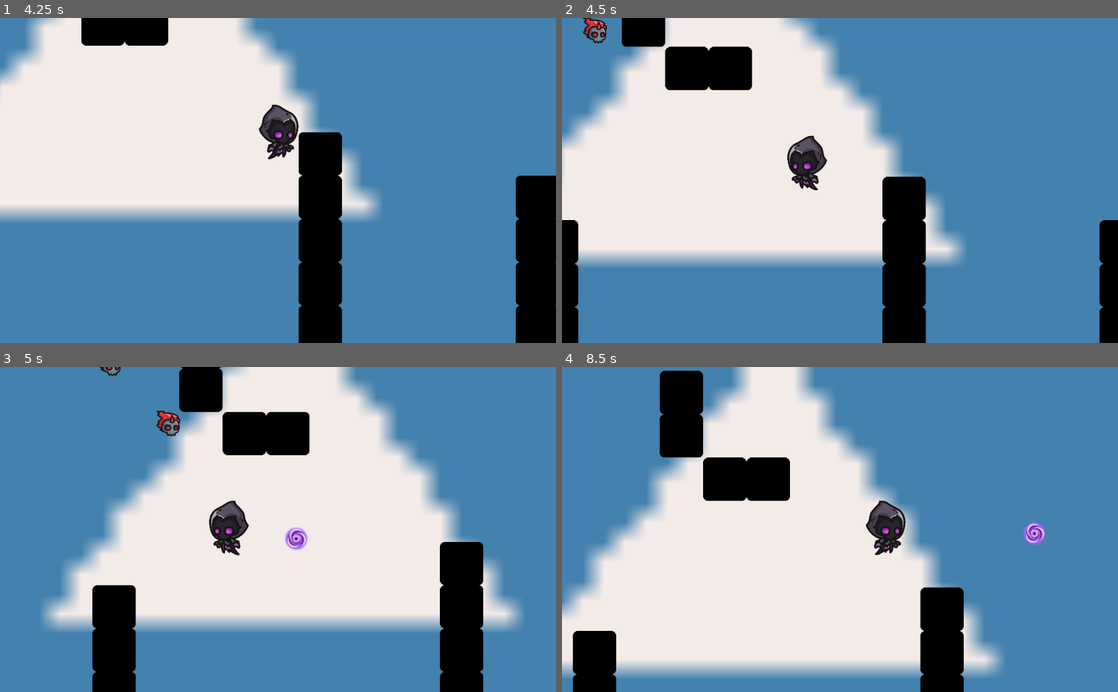
Above: before the commit, frames 1-4 (two rows, left to right).
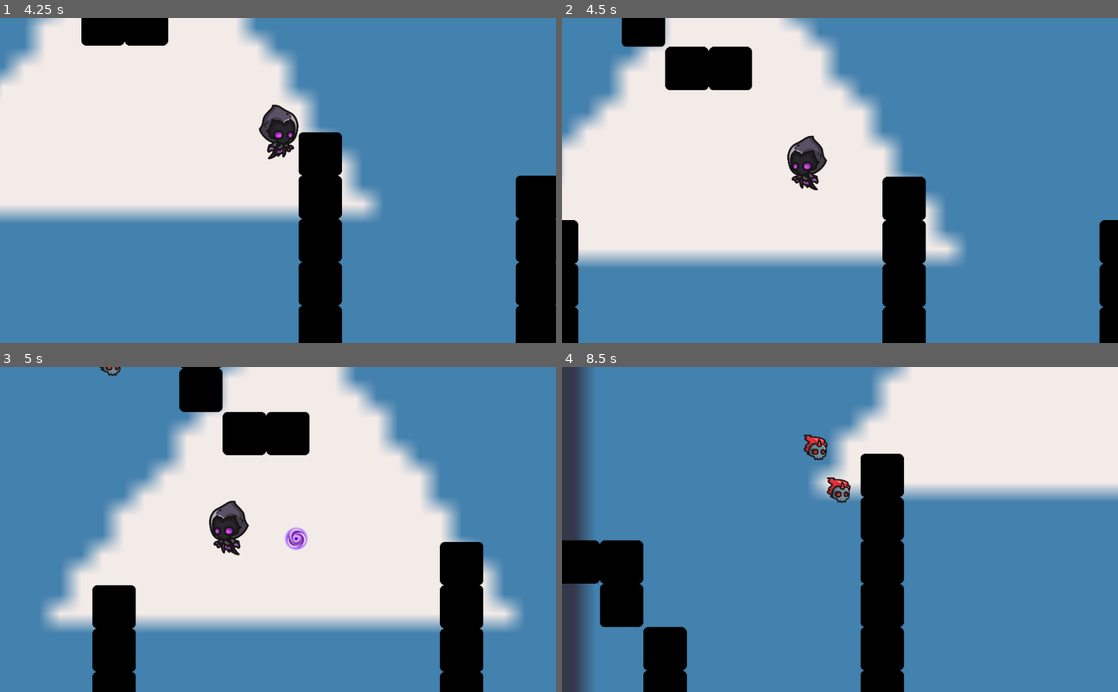
Above: after the commit, the same moments.

Repository: danielmfr/Trabalho_Final-Prog_para_Jogos
Game: Godot game, scene res://Scenes/levels/MainMenu.tscn
Same seed, same stepped clock (60 frames per second), same inputs: the game is played once before the commit and once after it. The engine's default icon, where the game draws it, is replaced by a stand-in: a white triangle on a blue panel in a dark square.
Inputs (mouse positions are in pixels of both pictures, inside the frame that each line leads up to):
- Up to frame 1 (4.25 s): click "Play Game" at 0.5 s; tap Enter at 1.25 s; move the mouse to (400, 164) at 1.27 s; press the mouse at (400, 164) at 1.28 s; hold D (right) 1.28-2.03 s; move the mouse to (166, 196) at 2.02 s; release the mouse at (166, 196) at 2.03 s; hold S (down) 2.03-2.78 s; click (166, 196) at 2.1 s; move the mouse to (333, 109) at 2.77 s; press the mouse at (333, 109) at 2.78 s; hold D (right) 2.78-3.53 s; move the mouse to (250, 245) at 3.52 s; release the mouse at (250, 245) at 3.53 s; hold W (up) from 3.53 s (still down); click (250, 245) at 3.6 s
- Up to frame 2 (4.5 s): move the mouse to (1006, 229) at 4.27 s; release W (up) at 4.28 s; press the mouse at (1006, 229) at 4.28 s; hold A (left) from 4.28 s (still down)
- Up to frame 3 (5 s): keep holding A (left)
- Up to frame 4 (8.5 s): move the mouse to (673, 480) at 5.02 s; release the mouse at (673, 480) at 5.03 s; click (673, 480) at 5.1 s; move the mouse to (867, 529) at 5.77 s; release A (left) at 5.78 s; press the mouse at (867, 529) at 5.78 s; hold S (down) 5.78-6.53 s; move the mouse to (756, 448) at 6.52 s; release the mouse at (756, 448) at 6.53 s; hold D (right) 6.53-7.28 s; click (756, 448) at 6.6 s; move the mouse to (962, 513) at 7.27 s; press the mouse at (962, 513) at 7.28 s; hold W (up) 7.28-8.03 s; move the mouse to (728, 545) at 8.02 s; release the mouse at (728, 545) at 8.03 s; hold D (right) from 8.03 s (still down); click (728, 545) at 8.1 s

Frame 1 is identical in both runs. In frame 2, 0.3% of the frame differs, in the area x 3-9%, y 0-8%; in frame 3, 0.3%; in frame 4, 73%, in the area x 0-100%, y 0-100%.

Commit message:
ajuste morte do jogador

Diff:
--- a/Scenes/characters/Player.gd
+++ b/Scenes/characters/Player.gd
@@ -4,6 +4,7 @@
 var bullet = preload("res://Scenes/props/Bullet.tscn")
 
 var recarregado = true
+var morto = false
 
 func _ready():
 	Global.jogador = self
@@ -13,22 +14,22 @@
 
 func _physics_process(delta):
 	var motion = Vector2()
+	if !morto:
+		if Input.is_action_pressed("up"):
+			motion.y -= 1
+		if Input.is_action_pressed("down"):
+			motion.y += 1
+		if Input.is_action_pressed("left"):
+			get_node( "Sprite" ).set_flip_h( true )
+			motion.x -= 1
+		if Input.is_action_pressed("right"):
+			get_node( "Sprite" ).set_flip_h( false )
+			motion.x += 1
 
-	if Input.is_action_pressed("up"):
-		motion.y -= 1
-	if Input.is_action_pressed("down"):
-		motion.y += 1
-	if Input.is_action_pressed("left"):
-		get_node( "Sprite" ).set_flip_h( true )
-		motion.x -= 1
-	if Input.is_action_pressed("right"):
-		get_node( "Sprite" ).set_flip_h( false )
-		motion.x += 1
+		motion = motion.normalized()
+		motion = move_and_slide(motion * movespeed)
 
-	motion = motion.normalized()
-	motion = move_and_slide(motion * movespeed)
-
-	if Input.is_action_pressed("LMB") and Global.criacao_no_pai != null and recarregado:
+	if Input.is_action_pressed("LMB") and Global.criacao_no_pai != null and recarregado and !morto:
 		Global.instance_node(bullet, global_position, Global.criacao_no_pai)
 		recarregado = false
 		$tempo_recarga.start()
@@ -41,4 +42,7 @@
 		death()
 
 func death():
+	visible = false
+	morto = true
+	yield(get_tree().create_timer(1),"timeout")
 	get_tree().reload_current_scene()
--- a/Scenes/levels/Phase1.tscn
+++ b/Scenes/levels/Phase1.tscn
@@ -46,6 +46,7 @@
 position = Vector2( 1001, 1203 )
 
 [node name="timer_spawn_inimigo" type="Timer" parent="."]
+wait_time = 2.0
 autostart = true
 
 [connection signal="timeout" from="timer_spawn_inimigo" to="." method="_on_timer_spawn_inimigo_timeout"]
